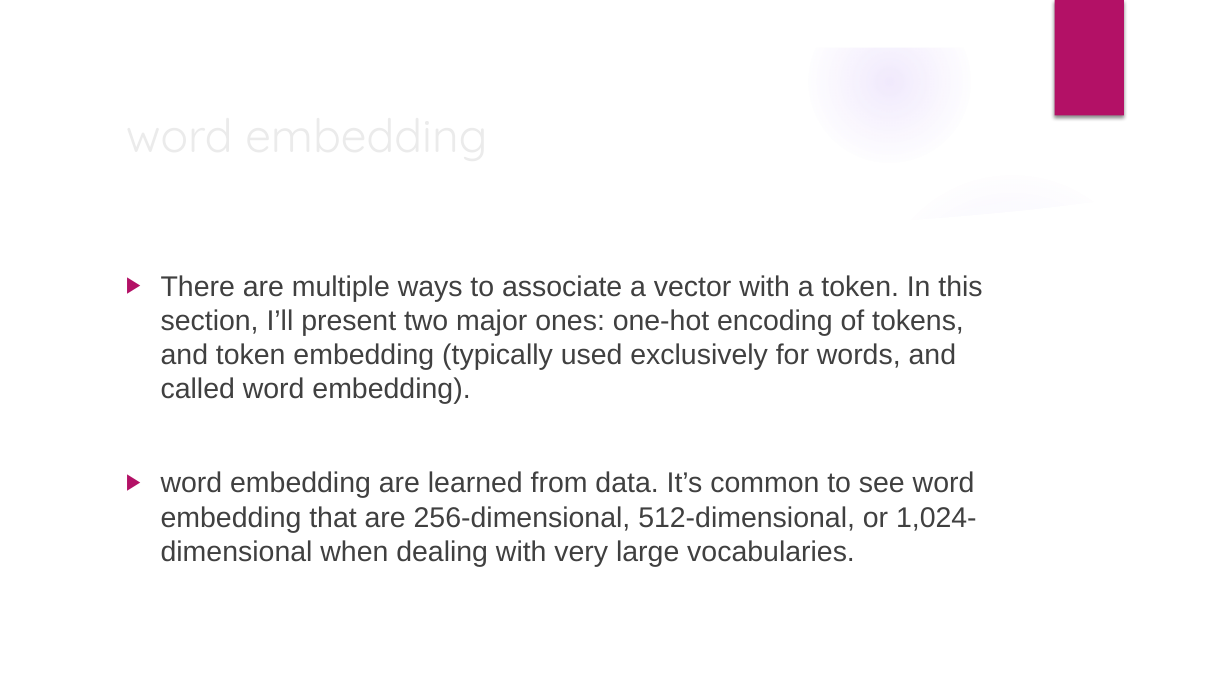
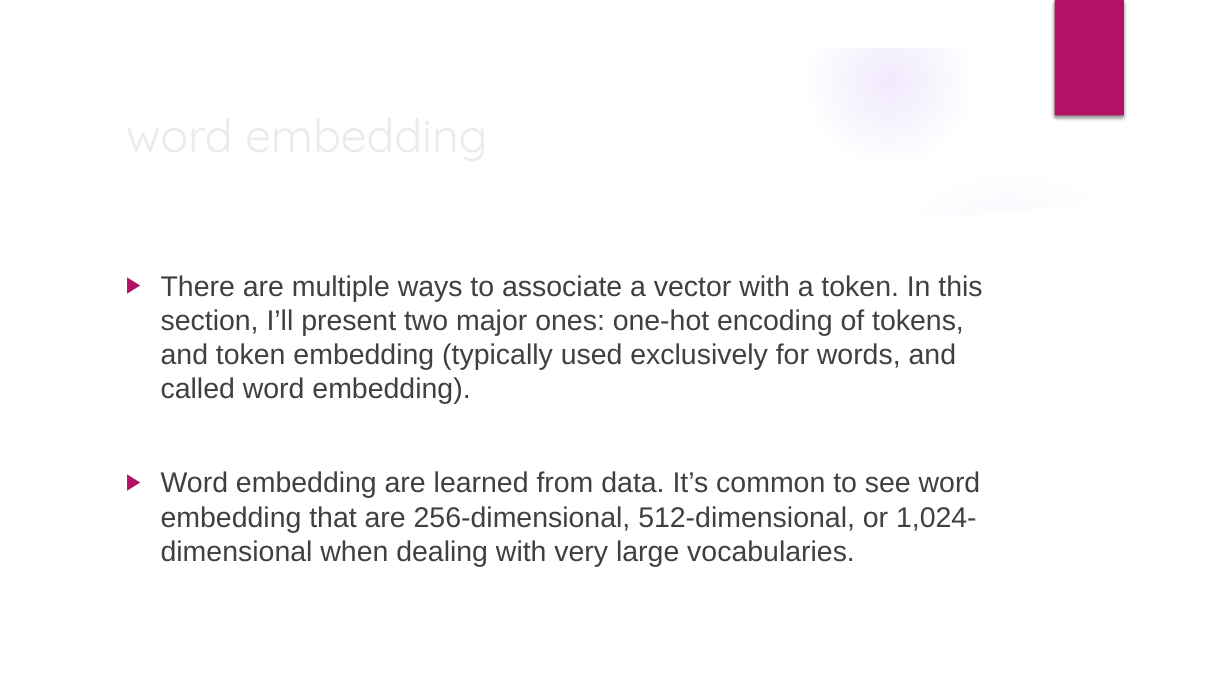
Before and after one commit to Saeed-Engr/Natural-Language-Processing, a slide deck: slide 6 of Natural Language Processing (NLP) with Python.pptx. Drawn at 1232x693 pixels with LibreOffice and Linux fonts; fonts in the diff are those of the drawing; background and template pictures are left out. Boxes give left, top, right and bottom in pixels: in the first picture for what was removed or moved away, otherwise in the second. Text is boxed around its words. In the diff, an @@ line names an element or a change of style, - is before the commit and + after.

```diff
--- a/Natural Language Processing (NLP) with Python.pptx
+++ b/Natural Language Processing (NLP) with Python.pptx
@@ text at box(161, 471, 981, 566): text changed @@
-▶ word embedding are learned from data. It’s common to see word embedding that are 256-dimensional, 512-dimensional, or 1,024-dimensional when dealing with very large vocabularies.
+▶ Word embedding are learned from data. It’s common to see word embedding that are 256-dimensional, 512-dimensional, or 1,024-dimensional when dealing with very large vocabularies.
```
Also in this commit, not shown: 1 other slide changed.
